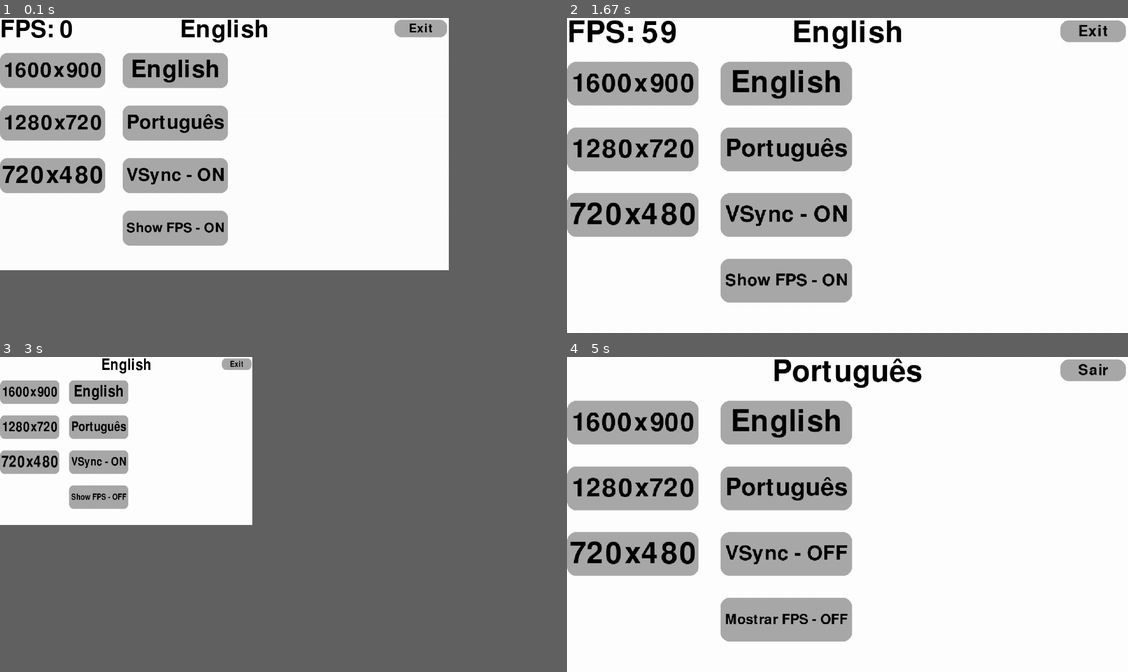
Above: before the commit, frames 1-4 (two rows, left to right).
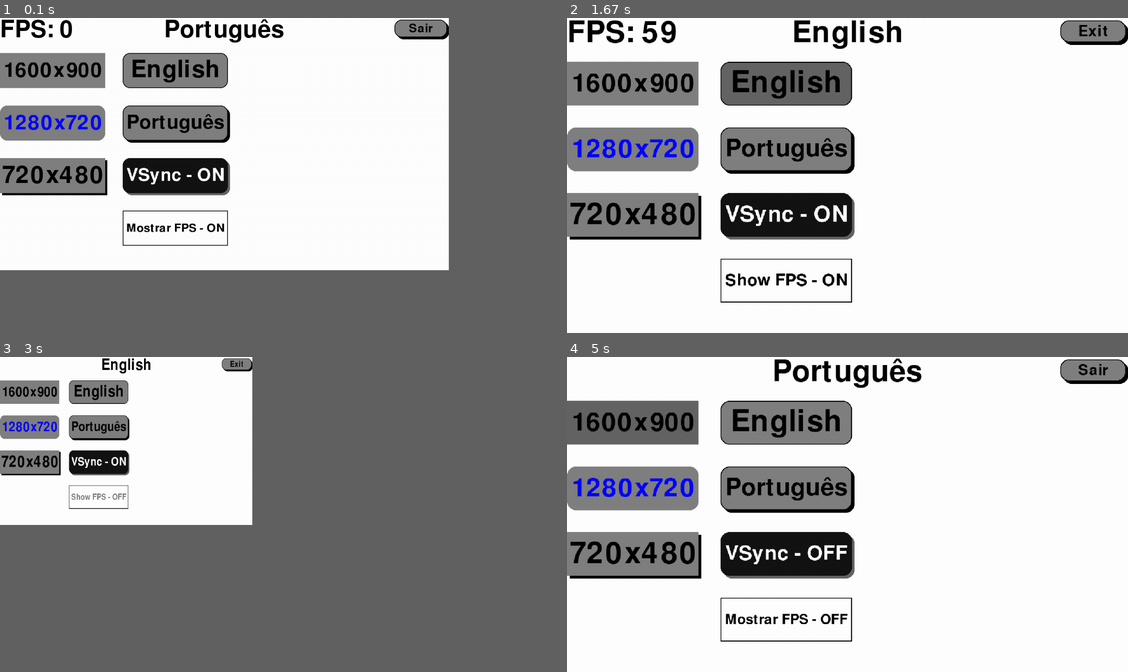
Above: after the commit, the same moments.

Repository: DaniAlc0/PygameDefaultTemplate
Game: pygame game, started from main.py
The game is run twice, just before and just after one commit, with the same random seed, the same clock (stepped at 60 frames per second) and the same inputs.
Inputs (mouse positions are in pixels of both pictures, inside the frame that each line leads up to):
- Up to frame 1 (0.1 s): no input
- Up to frame 2 (1.67 s): press the mouse at (617, 175) at 0.37 s; move the mouse to (696, 125) at 0.47 s; release the mouse at (774, 74) at 0.6 s; click (757, 134) at 0.72 s; click (639, 55) at 1.05 s; click (740, 71) at 1.38 s
- Up to frame 3 (3 s): click (67, 413) at 1.72 s; click (100, 454) at 2.05 s; click (72, 558) at 2.38 s; click (72, 495) at 2.72 s
- Up to frame 4 (5 s): click (707, 401) at 3.05 s; click (600, 435) at 3.38 s; click (785, 517) at 3.72 s; click (763, 460) at 4.05 s; click (954, 501) at 4.38 s; click (634, 413) at 4.72 s

The runs differ from the first frame. In frame 1, 15% of the frame differs, in the area x 0-80%, y 0-73%; in frame 2, 22%; in frame 3, 5.3%; in frame 4, 22%, in the area x 0-100%, y 0-91%.

Commit message:
Enhance Text and Button Handling for Improved UI Flexibility
Updated text.py:

Refactored Label and TextButton classes to provide more control over text rendering, including dynamic scaling based on button width;

Improved text centering logic with options for both horizontal and vertical alignment;

Ensured better handling of text surfaces when text width exceeds button width.

Updated button.py:

Refined Button class to allow for greater customization, including text color, button color, hover states, shadows, borders, and transparency;

Enhanced click detection and visual feedback by adjusting button and shadow positions based on user interactions;

Incorporated aspect ratio scaling to maintain consistent button appearance across different screen sizes.

Diff:
--- a/config/settings.json
+++ b/config/settings.json
@@ -7,7 +7,7 @@
         "showFps": true
     },
     "language": {
-        "languageSet": "en-US",
+        "languageSet": "pt-BR",
         "en-US": {
             "score": "Score",
             "start": "Start",
@@ -28,7 +28,7 @@
         }
     },
     "audio": {
-        "mainVolume": 100
+        "mainVolume": 63
     },
     "gameData": {
         "timesPlayed": 0,
--- a/scripts/button.py
+++ b/scripts/button.py
@@ -2,37 +2,68 @@
 from scripts.text import TextButton
 
 class Button(TextButton):
-    def __init__(self, screen, width, height, pos, borderRadius=0, size=100):
-        super().__init__(screen, size)
-        # Create a new rectangle object with the specified width and height.
-        self.rect = pygame.Rect(0, 0, width, height)
-        # Set the center of the rectangle to the specified position.
-        self.rect.center = (pos[0], pos[1])
-        # Set the top color of the button.
-        self.topColor = 'darkgrey'
+    def __init__(self, screen, pos, size=(300, 100), textColor=(0,0,0), textHoverColor=(0,0,0), textAntialias=True, textFont=None, textFontSize=100, buttonColor=(128,128,128), buttonHoverColor=(100,100,100), shadowSize=(0,0), shadowColor=(0,0,0), border=-1, borderColor=(0,0,0), borderRadius=0, transparency=0):
+        super().__init__(screen, textColor, textAntialias, textFont, textFontSize)
         self.screen = screen
+        self.pos = pos
+
+        # Create the button rect.
+        self.buttonRect = pygame.Rect(0, 0, size[0], size[1])
+        self.buttonRect.center = (pos[0], pos[1])
+        self.buttonX = self.buttonRect.x
+        self.buttonY = self.buttonRect.y
+        self.buttonColor = buttonColor
+        self.currentButtonColor = buttonColor
+
+        # Create the shadown rect.
+        self.shadowRect = pygame.Rect(0,0,size[0], size[1])
+        self.shadowRect.center = (pos[0]+shadowSize[0], pos[1]+shadowSize[1])
+        self.shadowSize = shadowSize
+        self.shadowColor = shadowColor
+
+        # Border
+        self.border = border # Border=-1: OFF / Border>1: ON
+        self.borderColor = borderColor
         self.borderRadius = borderRadius
+
+        self.buttonHoverColor = buttonHoverColor
+        self.textHoverColor = textHoverColor
+        self.textCurrentColor = self.textColor
+        self.transparency = transparency # Transparency=0: OFF / Transparency=-1: ON
         self.pressed = False
 
     def draw(self, text):
-        # Draw a rectangle on the screen with the top color and the specified rectangle.
-        pygame.draw.rect(self.screen, self.topColor, self.rect, border_radius=self.borderRadius)
+        # Draw Shadow
+        pygame.draw.rect(self.screen, self.shadowColor, self.shadowRect, border_radius=self.borderRadius, width=self.transparency)
+        # Draw Buttom
+        pygame.draw.rect(self.screen, self.currentButtonColor, self.buttonRect, border_radius=self.borderRadius, width=self.transparency)
+        # Draw border
+        pygame.draw.rect(self.screen, self.borderColor, self.buttonRect, border_radius=self.borderRadius, width=self.border)
         # Write the specified text at the center of the rectangle, with the width of the rectangle as the maximum width.
-        self.write(text, (self.rect.centerx, self.rect.centery), self.rect.width)
+        self.write(text, (self.buttonRect.centerx, self.buttonRect.centery), self.buttonRect.width, center=True)
 
     def click(self, aspectRatio):
         mousePos = pygame.mouse.get_pos()
         # Update the rectangle's position and size based on the aspect ratio.
-        updatedRect = pygame.Rect(self.rect.x*aspectRatio[0], self.rect.y*aspectRatio[1], self.rect.width*aspectRatio[0], self.rect.height*aspectRatio[1])
+        updatedRect = pygame.Rect(self.buttonX*aspectRatio[0], self.buttonY*aspectRatio[1], self.buttonRect.width*aspectRatio[0], self.buttonRect.height*aspectRatio[1])
         # Check if the mouse is within the updated rectangle.
         if updatedRect.collidepoint(mousePos):
+            self.currentButtonColor = self.buttonHoverColor
+            self.textColor = self.textHoverColor
             # If the left mouse button is pressed.
             if pygame.mouse.get_pressed()[0]:
+                self.buttonRect.center = (self.pos[0]+self.shadowSize[0], self.pos[1]+self.shadowSize[1])
                 self.pressed = True
             else:
-                 # If the pressed flag is True, it means the button was just released.
+                # If the pressed flag is True, it means the button was just released.
                 if self.pressed:
+                    self.buttonRect.center = (self.pos[0], self.pos[1])
                     self.pressed = False
                     # Return to indicate a click.
                     return True
-        return False
+        else:
+            self.buttonRect.center = (self.pos[0], self.pos[1])
+            self.currentButtonColor = self.buttonColor
+            self.textColor = self.textCurrentColor
+            self.pressed = False
+            return False
--- a/scripts/menu.py
+++ b/scripts/menu.py
@@ -13,14 +13,14 @@
 
         # Create text and button objects.
         self.text = Label(self.screen)
-        self.button1 = Button(self.screen, 300, 100, (150, 150), 20)
-        self.button2 = Button(self.screen, 300, 100, (150, 300), 20)
-        self.button3 = Button(self.screen, 300, 100, (150, 450), 20)
-        self.button4 = Button(self.screen, 300, 100, (500, 600), 20)
-        self.button5 = Button(self.screen, 300, 100, (500, 150), 20)
-        self.button6 = Button(self.screen, 300, 100, (500, 300), 20)
-        self.button7 = Button(self.screen, 300, 100, (500, 450), 20)
-        self.button8 = Button(self.screen, 150, 50, (1200, 30), 20, 50)
+        self.button1 = Button(self.screen, pos=(150, 150))
+        self.button2 = Button(self.screen, pos=(150, 300), borderRadius=20, textColor=(0,0,255), textHoverColor=(255,0,0))
+        self.button3 = Button(self.screen, pos=(150, 450), shadowSize=(6,6))
+        self.button4 = Button(self.screen, pos=(500, 600), border=2, transparency=-1, textHoverColor=(128,128,128))
+        self.button5 = Button(self.screen, pos=(500, 150), border=2, borderRadius=20)
+        self.button6 = Button(self.screen, pos=(500, 300), borderRadius=20, shadowSize=(6,6), border=2)
+        self.button7 = Button(self.screen, pos=(500, 450), borderRadius=20, shadowSize=(6,6), textColor=(255,255,255), textHoverColor=(255,255,255), buttonColor=(20,20,20), buttonHoverColor=(0,0,0), shadowColor=(100,100,100))
+        self.button8 = Button(self.screen, pos=(1200, 30), size=(150, 50), textFontSize=50, borderRadius=20, shadowSize=(6,6), border=2)
 
     def run(self):
         self.events()
@@ -39,7 +39,7 @@
     def draw(self):
         # Scale the screen surface to fit the display surface.
         self.game.scaleScreen(self.screen)
-        self.screen.fill('white')
+        self.screen.fill((255,255,255))
 
         # Draw buttons with their respective text.
         self.button1.draw('1600x900')
@@ -59,7 +59,7 @@
         else:
             status = 'OFF'
         self.button7.draw(f'VSync - {status}')
-        self.text.write(self.game.gameTexts['language'], (int(self.game.WIDTH/2), 0), True)
+        self.text.write(self.game.gameTexts['language'], (int(self.game.WIDTH/2), 0), centerW=True)
         self.button8.draw(self.game.gameTexts['exit'])
 
     def inputs(self):
--- a/scripts/text.py
+++ b/scripts/text.py
@@ -1,21 +1,21 @@
 import pygame
 
 class Text(pygame.font.Font):
-    def __init__(self, screen, color=(0,0,0), font=None, size=100, antialias=True):
-        super().__init__(font, size)
+    def __init__(self, screen, textColor, textAntialias, font, fontSize):
+        super().__init__(font, fontSize)
         # Initialize the screen, color, and antialiasing propertie.
         self.screen = screen
-        self.color = color
-        self.antialias = antialias
+        self.textColor = textColor
+        self.textAntialias = textAntialias
 
 class Label(Text):
-    def __init__(self, screen):
-        super().__init__(screen)
+    def __init__(self, screen, textColor=(0,0,0), textAntialias=True, font=None, fontSize=100):
+        super().__init__(screen, textColor, textAntialias, font, fontSize)
 
     # Define a method to write text on the screen.
     def write(self, text, pos, centerW=False, centerH=False):
         # Render the text as a surface using the font and color.
-        self.textSurf = self.render(text, self.antialias, self.color)
+        self.textSurf = self.render(text, self.textAntialias, self.textColor)
         # Calculate the centering offset if centering is enabled.
         centerWidth = self.textSurf.get_width() / 2 if centerW else 0
         centerHeight = self.textSurf.get_height() / 2 if centerH else 0
@@ -23,13 +23,13 @@
         self.screen.blit(self.textSurf, (pos[0] - centerWidth, pos[1] - centerHeight))
 
 class TextButton(Text):
-    def __init__(self, screen, size):
-        super().__init__(screen, size=size)
+    def __init__(self, screen, textColor, textAntialias, font, fontSize):
+        super().__init__(screen, textColor, textAntialias, font, fontSize)
 
     # Define a method to write text on the screen with optional button-like behavior.
-    def write(self, text, pos, buttomWidth=0, center=True):
+    def write(self, text, pos, buttomWidth, center=True):
         # Render the text as a surface using the font and color.
-        self.textSurf = self.render(text, self.antialias, self.color)
+        self.textSurf = self.render(text, self.textAntialias, self.textColor)
         # If a button width is specified and the text is wider than the button, scale the text down.
         if buttomWidth < self.textSurf.get_width() and buttomWidth != 0:
             self.textSurf = pygame.transform.scale_by(self.textSurf, (buttomWidth-20)/self.textSurf.get_width())
